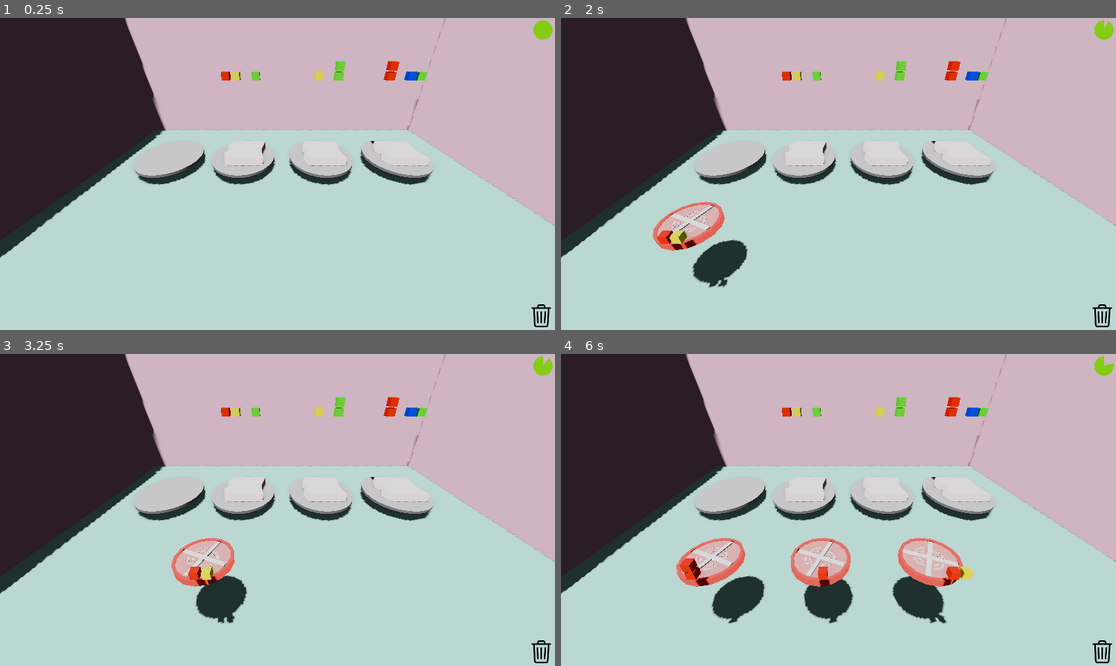
Above: before the commit, frames 1-4 (two rows, left to right).
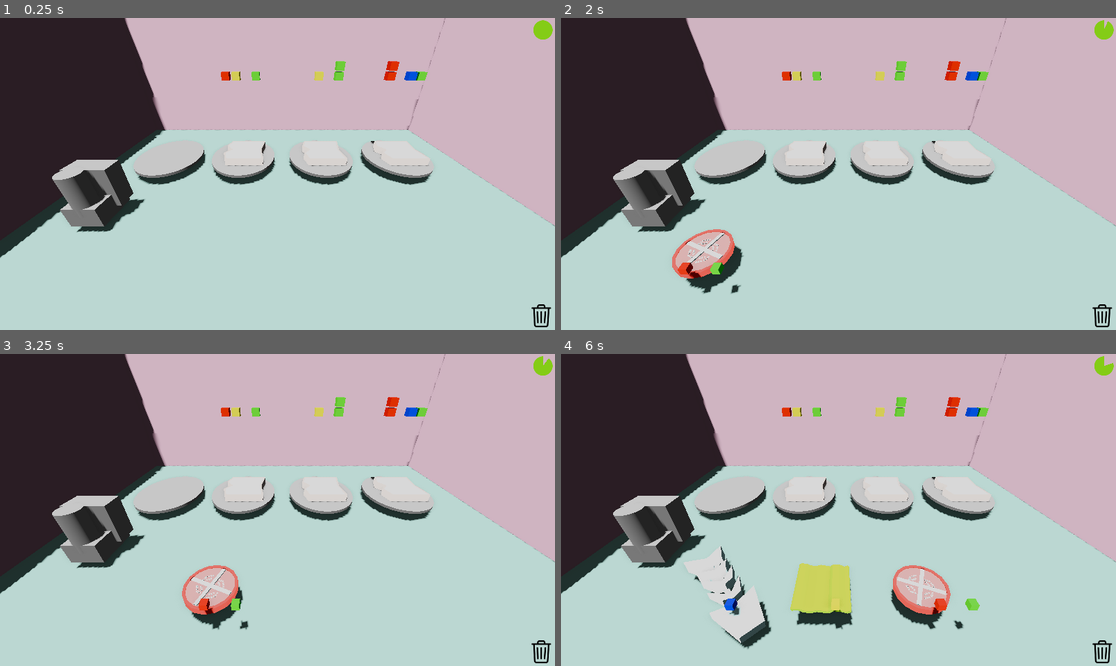
Above: after the commit, the same moments.

Repository: gabrield67/Sandwich-Shop
Game: Godot game, scene res://scenes/game.tscn
The game is run twice, just before and just after one commit, with the same random seed, the same clock (stepped at 60 frames per second) and the same inputs.
Inputs (mouse positions are in pixels of both pictures, inside the frame that each line leads up to):
- Up to frame 1 (0.25 s): no input
- Up to frame 2 (2 s): tap Enter at 0.5 s; move the mouse to (960, 158) at 0.52 s; click (960, 158) at 0.67 s; tap Space at 1.25 s; move the mouse to (727, 189) at 1.27 s; click (727, 189) at 1.42 s
- Up to frame 3 (3.25 s): move the mouse to (333, 441) at 2.02 s; click (333, 441) at 2.17 s; move the mouse to (249, 572) at 2.77 s; click (249, 572) at 2.92 s
- Up to frame 4 (6 s): move the mouse to (1005, 556) at 3.52 s; click (1005, 556) at 3.67 s; move the mouse to (672, 463) at 4.27 s; click (672, 463) at 4.42 s; move the mouse to (866, 510) at 5.02 s; click (866, 510) at 5.17 s; move the mouse to (755, 432) at 5.77 s; click (755, 432) at 5.92 s

The runs differ from the first frame. In frame 1, 2.4% of the frame differs, in the area x 9-27%, y 45-69%; in frame 2, 4.8%; in frame 3, 4.9%; in frame 4, 11%, in the area x 9-76%, y 34-95%.

Commit message:
Added Sauce Machine

Diff:
--- /dev/null
+++ b/scenes/Ingredients/Sauce.tscn
@@ -0,0 +1,26 @@
+[gd_scene format=3 uid="uid://thp4kcbikugd"]
+
+[ext_resource type="Script" uid="uid://dq7ejcivwnm6d" path="res://scenes/Ingredients/sauce.gd" id="1_0jfnc"]
+[ext_resource type="AudioStream" uid="uid://8cytiw0cfaxq" path="res://sounds/random2_oga_artisticdude.wav" id="2_vudre"]
+[ext_resource type="PackedScene" uid="uid://ecpkd4q734jf" path="res://scenes/FlavorProfile.tscn" id="3_h4yvr"]
+
+[sub_resource type="CylinderMesh" id="CylinderMesh_0jfnc"]
+
+[sub_resource type="CylinderShape3D" id="CylinderShape3D_vudre"]
+
+[node name="Sauce" type="StaticBody3D" unique_id=1221088020]
+script = ExtResource("1_0jfnc")
+metadata/_custom_type_script = "uid://dlcqiqygwtmgd"
+
+[node name="MeshInstance3D" type="MeshInstance3D" parent="." unique_id=924995693]
+mesh = SubResource("CylinderMesh_0jfnc")
+
+[node name="CollisionShape3D" type="CollisionShape3D" parent="." unique_id=812253096]
+shape = SubResource("CylinderShape3D_vudre")
+
+[node name="AddToSandwichSound" type="AudioStreamPlayer" parent="." unique_id=85749781]
+stream = ExtResource("2_vudre")
+pitch_scale = 1.8
+
+[node name="FlavorProfile" parent="." unique_id=414758302 instance=ExtResource("3_h4yvr")]
+transform = Transform3D(0.5, 0, 0, 0, 0.5, 0, 0, 0, 0.5, 0.66455185, 0.2718928, 1.0902346)
--- a/scenes/Ingredients/bread.gd
+++ b/scenes/Ingredients/bread.gd
@@ -74,16 +74,22 @@
 	scale = original_size
 
 func add_to_sandwich(ingredient: Node3D):
-	ingredients.push_back(ingredient)
-	var a = ingredient.get_flavor_amounts()
-	ingredient.play_add_to_sandwich()
-	$ActualFlavorProfile.add_flavor(a[0],a[1], a[2], a[3])
-	if $ActualFlavorProfile.compare($TargetFlavorProfile):
-		off_material.albedo_color = Color.LIGHT_GREEN
-		on_material.albedo_color = Color.GREEN
-	update_positions()
-	if ingredient.type_index == 3:
-		on_finished()
+	if ingredient.isSauce:
+		ingredient.handle_sauce($ActualFlavorProfile)
+		$SandwichEatParticles.restart()
+		$SandwichEatParticles.emitting = true
+		pass
+	else:
+		ingredients.push_back(ingredient)
+		var a = ingredient.get_flavor_amounts()
+		ingredient.play_add_to_sandwich()
+		$ActualFlavorProfile.add_flavor(a[0],a[1], a[2], a[3])
+		if $ActualFlavorProfile.compare($TargetFlavorProfile):
+			off_material.albedo_color = Color.LIGHT_GREEN
+			on_material.albedo_color = Color.GREEN
+		update_positions()
+		if ingredient.type_index == 3:
+			on_finished()
 
 func on_finished():
 	$SandwichEatParticles.restart()
--- a/scenes/Ingredients/ingredient.gd
+++ b/scenes/Ingredients/ingredient.gd
@@ -9,6 +9,7 @@
 
 
 var isHeld = false
+var isSauce = false
 var isHovered = false
 var move_on_start = false
 var despawn = false
@@ -31,11 +32,8 @@
 	$tomatoMesh.queue_free()
 
 	randomize()
-	type_index = randi_range(0, 3)
-	if type_index == 3:
-		var test = randi_range(0,3)
-		if test >= 3:
-			type_index = randi_range(0, 3)
+	assign_type_index()
+
 	spawnedMesh = meshes[type_index].instantiate()
 	spawnedMesh.scale = Vector3(ingredient_scales [type_index],ingredient_scales [type_index],ingredient_scales [type_index])
 	add_child(spawnedMesh)
@@ -47,7 +45,6 @@
 	#print("new ingredient")
 	pass # Replace with function body.
 
-
 # Called every frame. 'delta' is the elapsed time since the previous frame.
 func _process(delta: float) -> void:
 	if move_on_start:
@@ -58,6 +55,13 @@
 				queue_free()
 				GlobalEvents.ingredients_wasted.emit()
 	pass
+
+func assign_type_index() ->void:
+	type_index = randi_range(0, 3)
+	if type_index == 3:
+		var test = randi_range(0,3)
+		if test >= 3:
+			type_index = randi_range(0, 3)
 
 func on_grab():
 	move_on_start = false
--- /dev/null
+++ b/scenes/Ingredients/sauce.gd
@@ -0,0 +1,19 @@
+class_name Sauce
+extends Ingredient
+
+
+# Called when the node enters the scene tree for the first time.
+func _ready() -> void:
+	original_size = scale
+	isSauce = true
+	pass # Replace with function body.
+
+
+# Called every frame. 'delta' is the elapsed time since the previous frame.
+func _process(delta: float) -> void:
+	pass
+
+func handle_sauce(flavor_profile) -> void:
+	flavor_profile.add_flavor(5,0,0,0)
+	queue_free()
+	print('sauce')
--- /dev/null
+++ b/scenes/Sauce Machine/SauceMachine.tscn
@@ -0,0 +1,27 @@
+[gd_scene format=3 uid="uid://b8kmk2ebsnyy5"]
+
+[ext_resource type="Script" uid="uid://40iec7v7kyhi" path="res://scenes/Sauce Machine/sauce_machine.gd" id="1_hoo76"]
+
+[sub_resource type="BoxShape3D" id="BoxShape3D_ywgvx"]
+
+[sub_resource type="BoxMesh" id="BoxMesh_hoo76"]
+
+[sub_resource type="BoxMesh" id="BoxMesh_ywgvx"]
+
+[node name="SauceMachine" type="StaticBody3D" unique_id=1370060822]
+script = ExtResource("1_hoo76")
+
+[node name="CollisionShape3D" type="CollisionShape3D" parent="." unique_id=199650714]
+transform = Transform3D(2, 0, 0, 0, 2, 0, 0, 0, 2, 0, 0, 0.48436487)
+shape = SubResource("BoxShape3D_ywgvx")
+
+[node name="Back" type="MeshInstance3D" parent="." unique_id=135099945]
+transform = Transform3D(2, 0, 0, 0, 2, 0, 0, 0, 1, 0, 0, 0)
+mesh = SubResource("BoxMesh_hoo76")
+
+[node name="Spawner" type="MeshInstance3D" parent="." unique_id=201823418]
+transform = Transform3D(1.5, 0, 0, 0, 1, 0, 0, 0, 2, 0, -0.8527385, 0.5801202)
+mesh = SubResource("BoxMesh_ywgvx")
+
+[node name="Spawn Point" type="Node3D" parent="." unique_id=1449396289]
+transform = Transform3D(1, 0, 0, 0, 1, 0, 0, 0, 1, 0, 0.19827747, 1.0915298)
--- /dev/null
+++ b/scenes/Sauce Machine/sauce_machine.gd
@@ -0,0 +1,22 @@
+extends StaticBody3D
+
+var sauce_scene = preload("res://scenes/Ingredients/Sauce.tscn")
+
+
+var spawned = false;
+# Called when the node enters the scene tree for the first time.
+func _ready() -> void:
+
+
+	pass # Replace with function body.
+
+
+# Called every frame. 'delta' is the elapsed time since the previous frame.
+func _process(delta: float) -> void:
+	if not spawned:
+		print("spawn sauce")
+		var s = sauce_scene.instantiate()
+		get_parent().add_child(s)
+		s.position = $"Spawn Point".global_position
+		spawned = true
+	pass
--- a/scenes/drag_and_drop_controller.gd
+++ b/scenes/drag_and_drop_controller.gd
@@ -111,7 +111,7 @@
 						stopUpgradeTime()
 		else:
 			if result.collider is Ingredient:
-				print("here1")
+				#print("here1")
 				if try_grab:
 					grabbed_object = result.collider
 					grabbed_object.isHeld = true
--- a/scenes/game.tscn
+++ b/scenes/game.tscn
@@ -8,6 +8,7 @@
 [ext_resource type="AudioStream" uid="uid://b54m7lsq21hkc" path="res://sounds/spring_07_rubber_duck.ogg" id="8_0tnpc"]
 [ext_resource type="AudioStream" uid="uid://cuwtp2lhf4g5" path="res://sounds/music/rpg_brandon_morris_oga_hael_DB.ogg" id="8_gee14"]
 [ext_resource type="PackedScene" uid="uid://b4kkoakbexh8r" path="res://models/walls.tscn" id="9_0tnpc"]
+[ext_resource type="PackedScene" uid="uid://b8kmk2ebsnyy5" path="res://scenes/Sauce Machine/SauceMachine.tscn" id="10_kvpfn"]
 [ext_resource type="PackedScene" uid="uid://cmanph4x4jobr" path="res://scenes/upgrade_manager.tscn" id="10_vtaks"]
 
 [sub_resource type="BoxShape3D" id="BoxShape3D_8cj0n"]
@@ -67,7 +68,7 @@
 fov = 72.8
 
 [node name="IngredientSpawner" parent="." unique_id=1365398154 instance=ExtResource("4_lbhrr")]
-transform = Transform3D(1, 0, 0, 0, 1, 0, 0, 0, 1, -5.328553, 2.8174725, 6.0316615)
+transform = Transform3D(1, 0, 0, 0, 1, 0, 0, 0, 1, -5.328553, 1.3971848, 6.0316615)
 
 [node name="Pickup Sound" type="AudioStreamPlayer" parent="." unique_id=1434898793]
 stream = ExtResource("4_p57ef")
@@ -94,3 +95,6 @@
 
 [node name="UpgradeManager" parent="." unique_id=357130373 instance=ExtResource("10_vtaks")]
 transform = Transform3D(1, 0, 0, 0, 1, 0, 0, 0, 1, 0.38257766, 1.62287, -2.3773456)
+
+[node name="SauceMachine" parent="." unique_id=1370060822 instance=ExtResource("10_kvpfn")]
+transform = Transform3D(1, 0, 0, 0, 1, 0, 0, 0, 1, -8.667333, 2.2139428, 2.6614895)
Not shown, added: scenes/Ingredients/sauce.gd.uid
Not shown, added: scenes/Sauce Machine/sauce_machine.gd.uid
